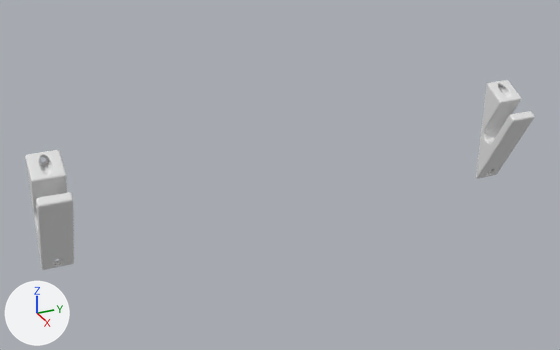
An edit to the glTF model skatehook.glb, drawn before and after from the same camera.
Camera for both pictures: a camera (50 mm lens) standing at (61.6, -5.4, 39.1) and looking at (-3.7, 24.0, 6.5). Every picture has the same lights, and +X, +Y and +Z are marked at lower left. Where no turn or scale is listed for an object, it has been applied to the vertices.

In view in the first picture: 'Skatehook', 'Skatehook.001'.
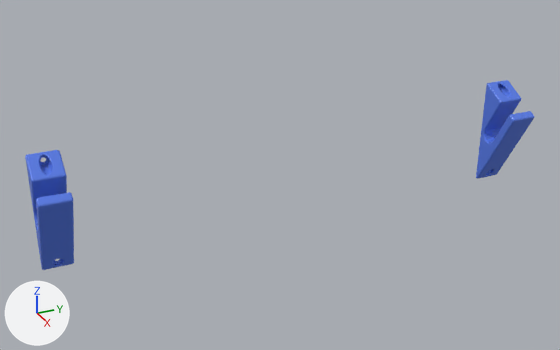
Pixel boxes (x1, y1, x2, y2) of what changed, in the pictures (560 x 350 px):
'Skatehook', recoloured (grey to blue): (25, 150, 74, 270) in both
'Skatehook.001', recoloured (grey to blue): (476, 80, 535, 179) in both

The change in detail:
Material 'Material1' (mat_material1) is new.
Its base color is (0.0911, 0.193, 0.8) (blue #557ae7).
Its roughness is 0.4.
me_skatehook has 6002 vertices, 12008 faces and spans x -5.19..0.0, y 0.0..3.0, z 0.58..12.36.
me_skatehook now uses material mat_material1 (blue #557ae7).
me_skatehook_002 has 6002 vertices, 12008 faces and spans x -5.19..0.0, y 0.0..3.0, z 0.58..12.36.
me_skatehook_002 now uses material mat_material1 (blue #557ae7).
